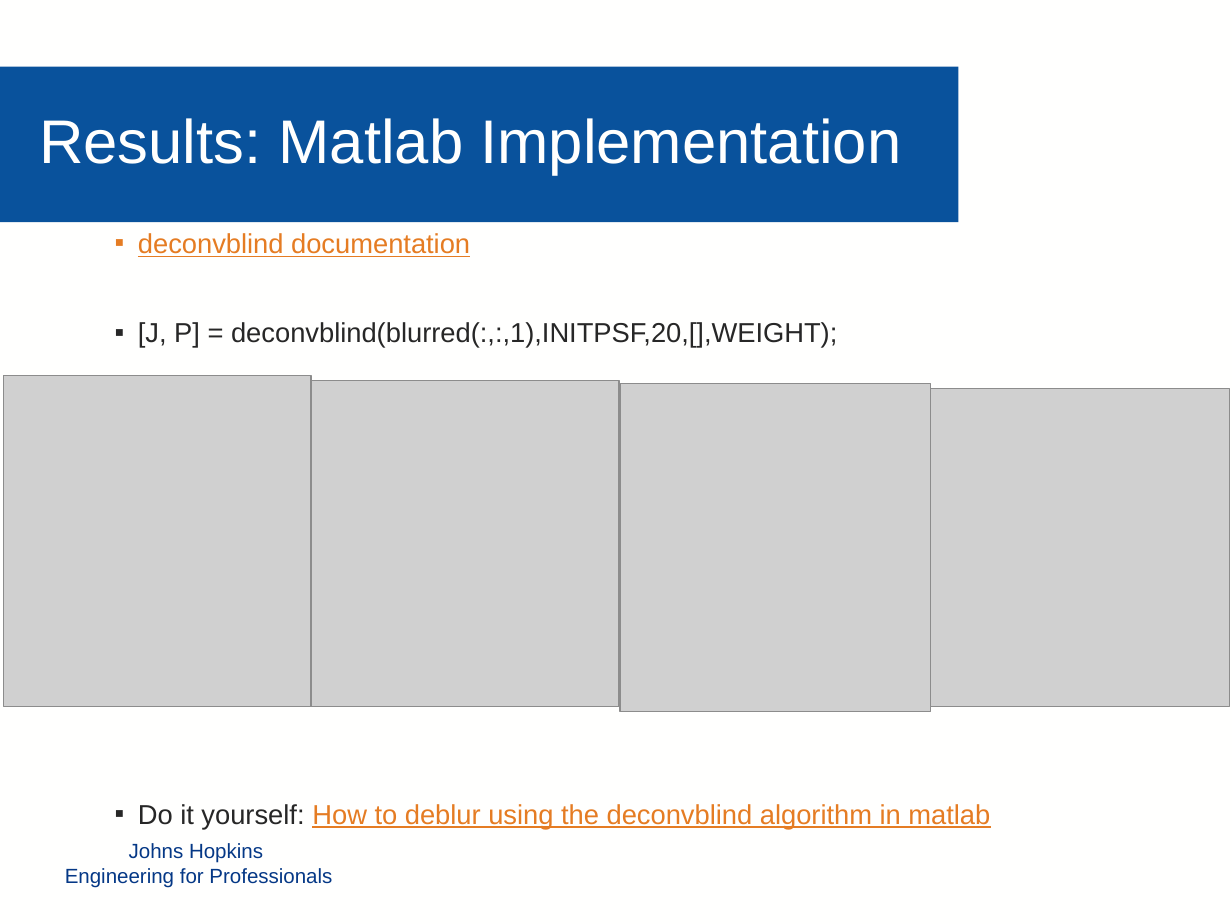
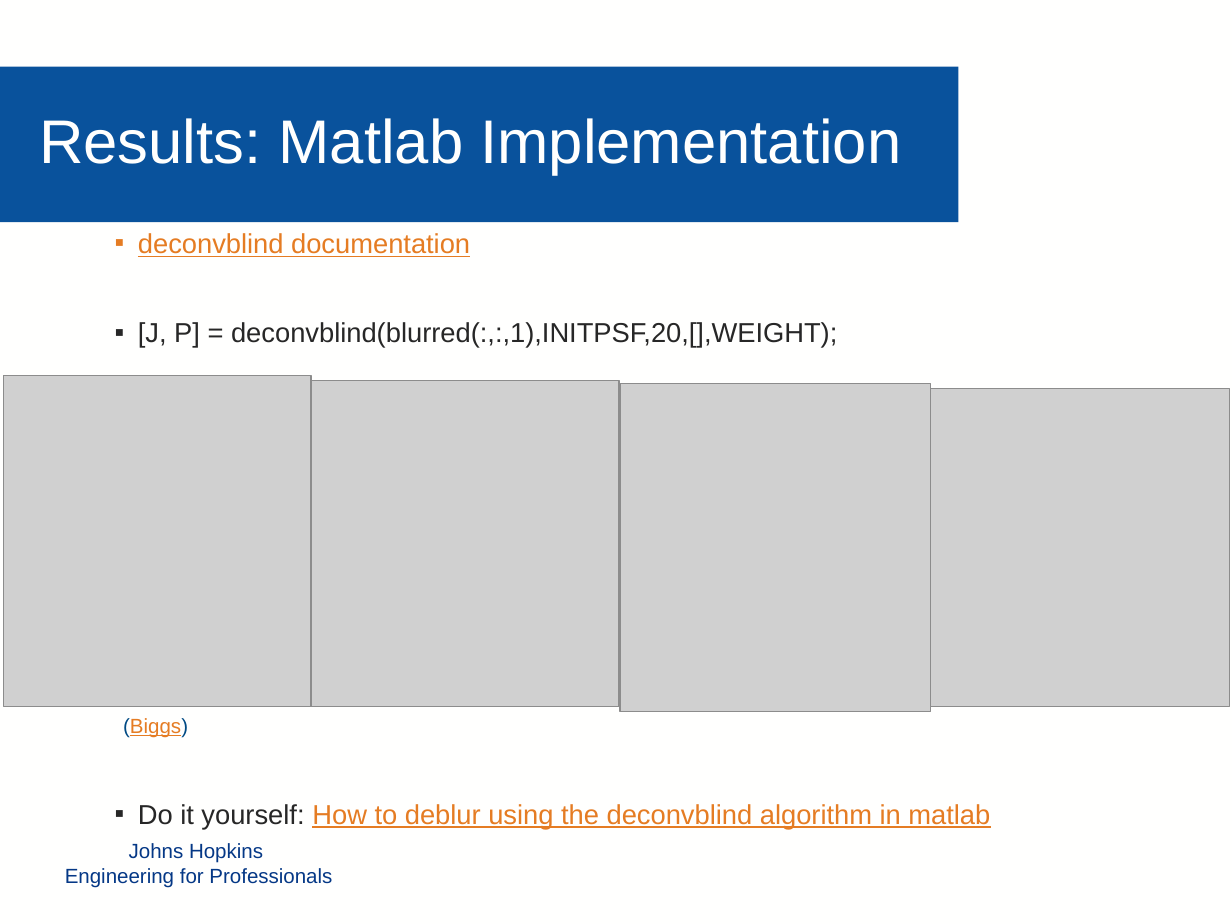
Before and after one commit to mollyn/matrixTheoryProject, a slide deck: slide 7 of Presentation/Diederich_Grassi_Nichols_PPT.pptx (slide 8 before the commit). Drawn at 1232x924 pixels with LibreOffice and Linux fonts; fonts in the diff are those of the drawing; grey boxes stand for pictures; background and template pictures are left out. Boxes give left, top, right and bottom in pixels: in the first picture for what was removed or moved away, otherwise in the second. Text is boxed around its words. In the diff, an @@ line names an element or a change of style, - is before the commit and + after.

```diff
--- a/Presentation/Diederich_Grassi_Nichols_PPT.pptx
+++ b/Presentation/Diederich_Grassi_Nichols_PPT.pptx
@@ text added at (x1=123, y1=718, x2=188, y2=737), 12 pt, text #E57C23, underline @@
+(Biggs)
```
Also in this commit, not shown: 5 other slides changed, 1 slide removed.
